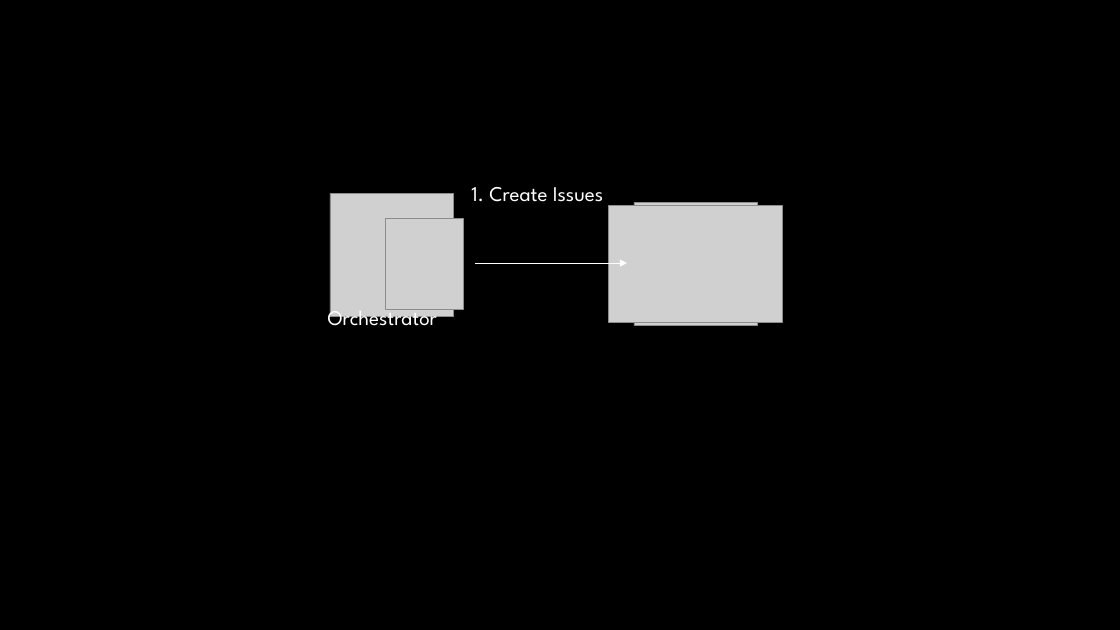
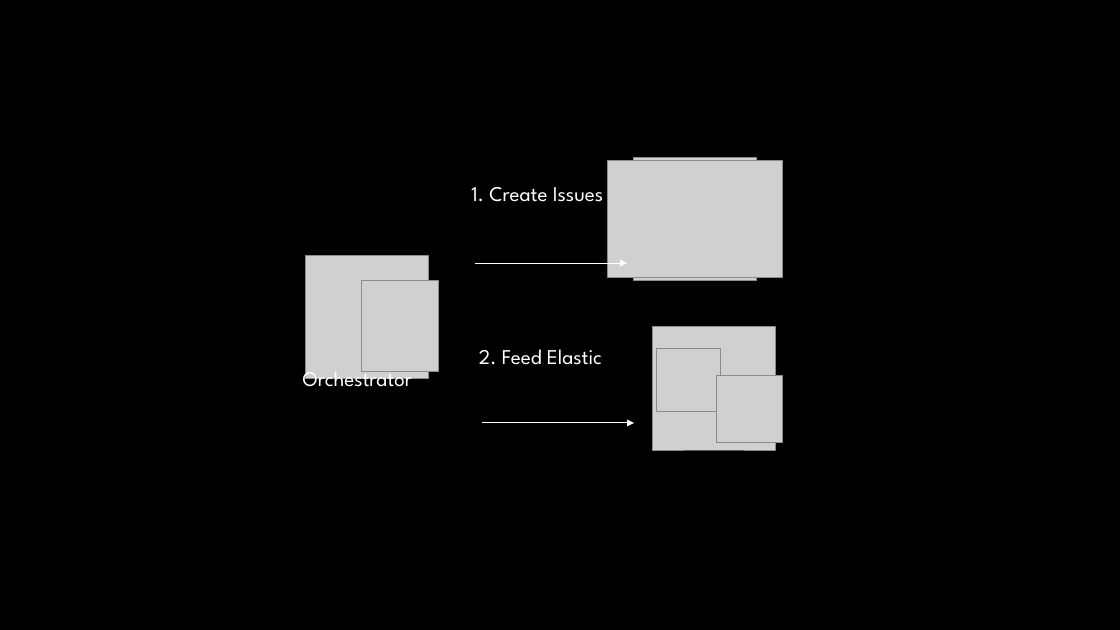
Before and after one commit to badBounty/TheFantasticSecDevOps, a slide deck: slide 8 of architecture.pptx. Drawn at 1120x630 pixels with LibreOffice and Linux fonts; fonts in the diff are those of the drawing; grey boxes stand for pictures; background and template pictures are left out. Boxes give left, top, right and bottom in pixels: in the first picture for what was removed or moved away, otherwise in the second. Text is boxed around its words. In the diff, an @@ line names an element or a change of style, - is before the commit and + after.

```diff
--- a/architecture.pptx
+++ b/architecture.pptx
@@ picture: place and size @@
-picture at (608,206,783,323)
+picture at (607,160,782,277)
@@ picture: place and size @@
-picture at (634,202,758,326)
+picture at (634,157,757,281)
@@ picture: place and size @@
-picture at (330,194,454,318)
+picture at (305,255,429,379)
@@ picture: place and size @@
-picture at (386,218,463,309)
+picture at (361,281,439,371)
@@ picture added at (653,327,776,450) @@
@@ text added at (479,349,602,365), 18 pt, text #FFFFFF @@
+2. Feed Elastic
@@ picture added at (656,348,720,412) @@
@@ text "Orchestrator": place and size @@
-text "Orchestrator" at (328,304,437,331)
+text "Orchestrator" at (303,366,412,393)
@@ picture added at (716,376,782,443) @@
@@ arrow added from (482, 423) to (634, 423), #FFFFFF 0.75 pt @@
```
Also in this commit, not shown: 2 other slides changed.
